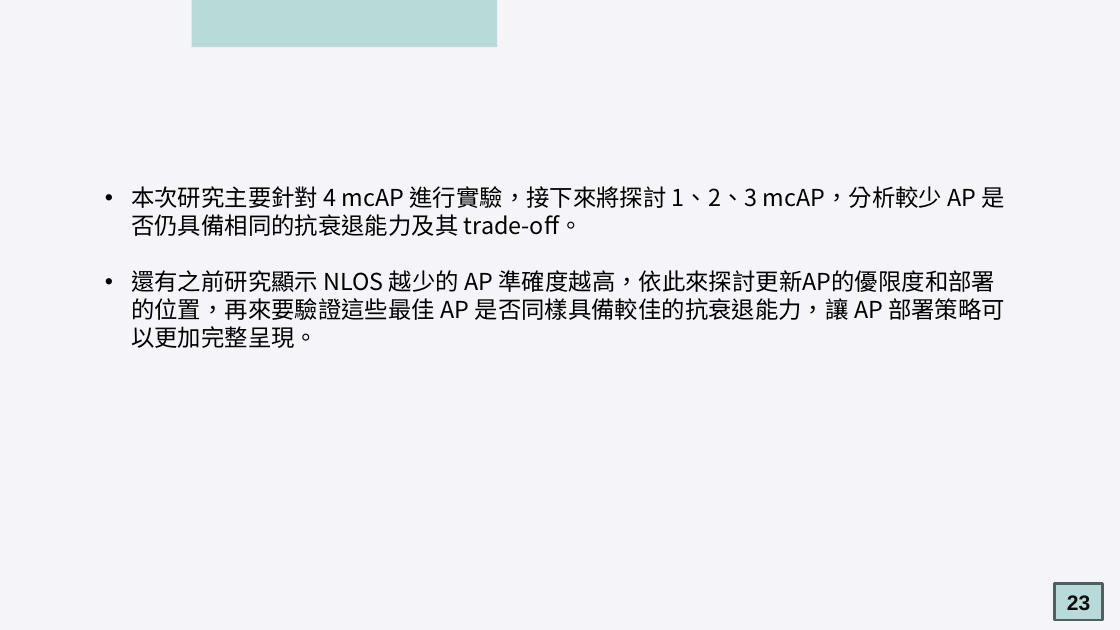
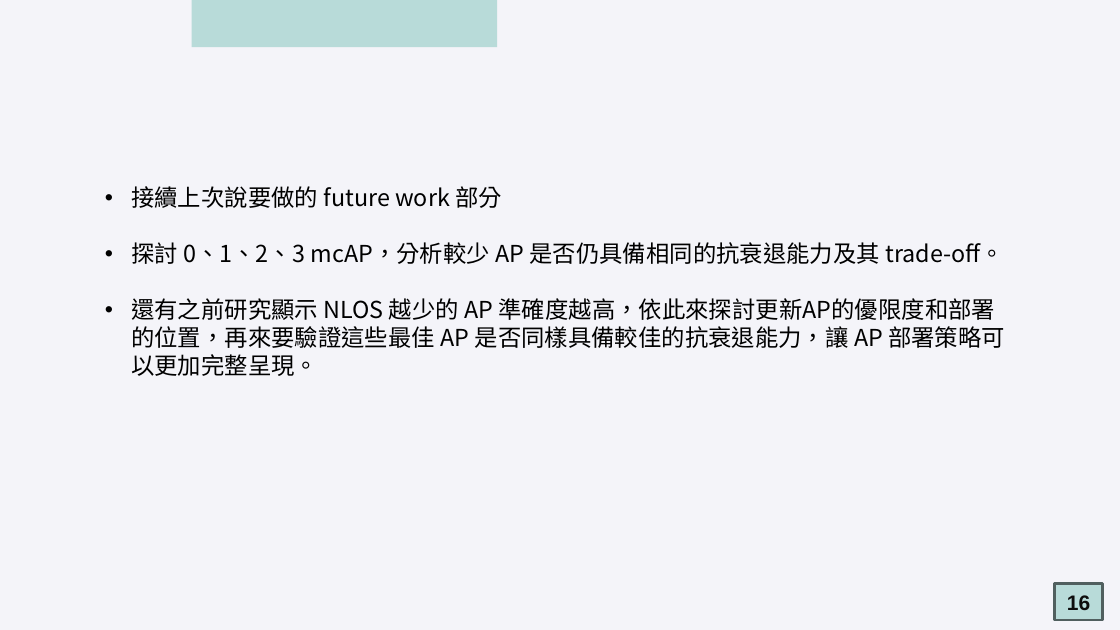
Before and after one commit to oscar9335/RTT_Research, a slide deck: slide 16 of meeting/2025-03-04/2025-03-04meeting 吳定洋.pptx (slide 23 before the commit). Drawn at 1120x630 pixels with LibreOffice and Linux fonts; fonts in the diff are those of the drawing. Boxes give left, top, right and bottom in pixels: in the first picture for what was removed or moved away, otherwise in the second. Text is boxed around its words. In the diff, an @@ line names an element or a change of style, - is before the commit and + after.

```diff
--- a/meeting/2025-03-04/2025-03-04meeting 吳定洋.pptx
+++ b/meeting/2025-03-04/2025-03-04meeting 吳定洋.pptx
@@ text at box(131, 186, 1004, 264): text changed @@
-• 本次研究主要針對 4 mcAP 進行實驗，接下來將探討 1、2、3 mcAP，分析較少 AP 是否仍具備相同的抗衰退能力及其 trade-off。
+• 接續上次說要做的 future work 部分
+• 探討 0、1、2、3 mcAP，分析較少 AP 是否仍具備相同的抗衰退能力及其 trade-off。
@@ text in rectangle at box(1067, 595, 1090, 610): text changed @@
-23
+16
```
Also in this commit, not shown: 7 other slides changed, 9 slides added, 16 slides removed, 6 other files.
